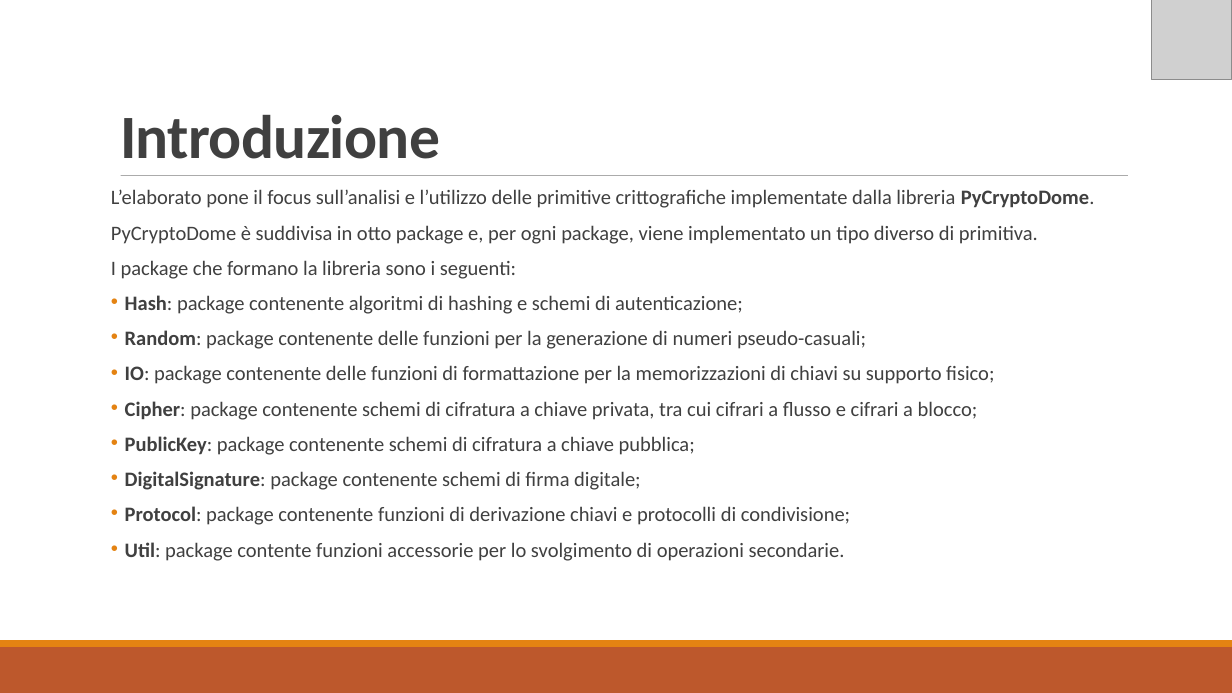
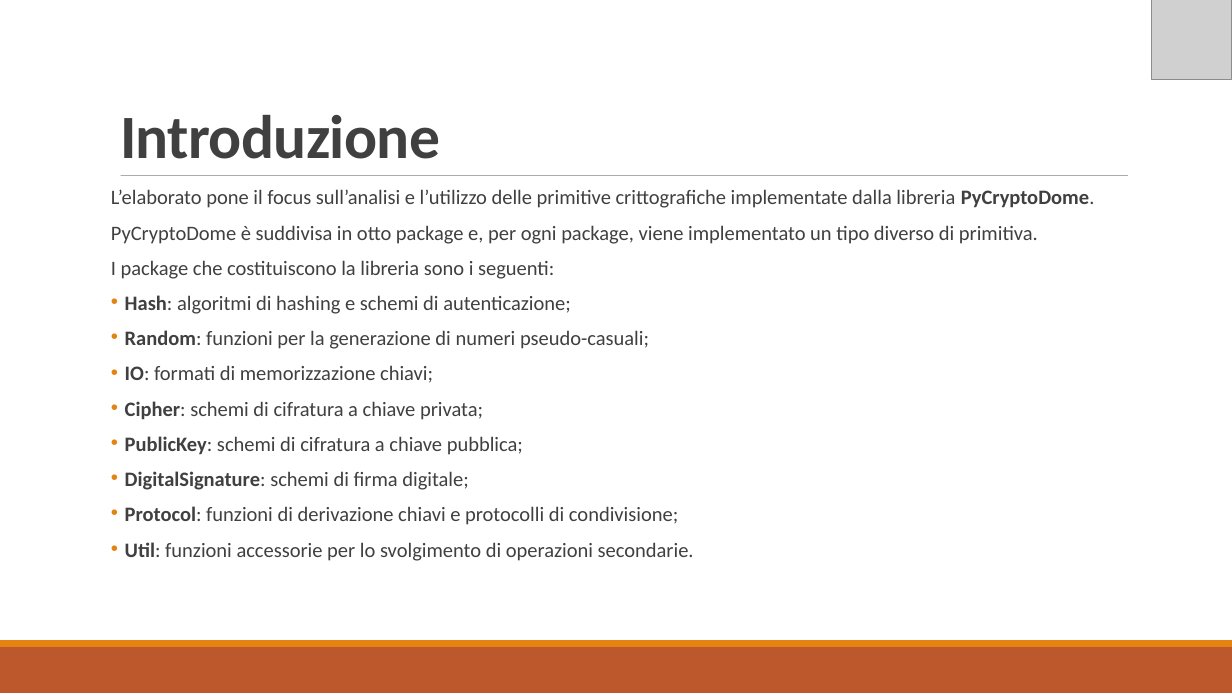
Before and after one commit to MickTK/ElaboratoFinale, a slide deck: slide 3 of Presentazione/Presentazione.odp. Drawn at 1232x693 pixels with LibreOffice and Linux fonts; fonts in the diff are those of the drawing; grey boxes stand for pictures. Boxes give left, top, right and bottom in pixels: in the first picture for what was removed or moved away, otherwise in the second. Text is boxed around its words. In the diff, an @@ line names an element or a change of style, - is before the commit and + after.

```diff
--- a/Presentazione/Presentazione.odp
+++ b/Presentazione/Presentazione.odp
@@ text at [111,260,694,561]: text changed @@
-I package che formano la libreria sono i seguenti:
-• Hash: package contenente algoritmi di hashing e schemi di autenticazione;
-• Random: package contenente delle funzioni per la generazione di numeri pseudo-casuali;
-• IO: package contenente delle funzioni di formattazione per la memorizzazioni di chiavi su supporto fisico;
-• Cipher: package contenente schemi di cifratura a chiave privata, tra cui cifrari a flusso e cifrari a blocco;
-• PublicKey: package contenente schemi di cifratura a chiave pubblica;
-• DigitalSignature: package contenente schemi di firma digitale;
-• Protocol: package contenente funzioni di derivazione chiavi e protocolli di condivisione;
-• Util: package contente funzioni accessorie per lo svolgimento di operazioni secondarie.
+I package che costituiscono la libreria sono i seguenti:
+• Hash: algoritmi di hashing e schemi di autenticazione;
+• Random: funzioni per la generazione di numeri pseudo-casuali;
+• IO: formati di memorizzazione chiavi;
+• Cipher: schemi di cifratura a chiave privata;
+• PublicKey: schemi di cifratura a chiave pubblica;
+• DigitalSignature: schemi di firma digitale;
+• Protocol: funzioni di derivazione chiavi e protocolli di condivisione;
+• Util: funzioni accessorie per lo svolgimento di operazioni secondarie.
```
Also in this commit, not shown: 1 other file.
